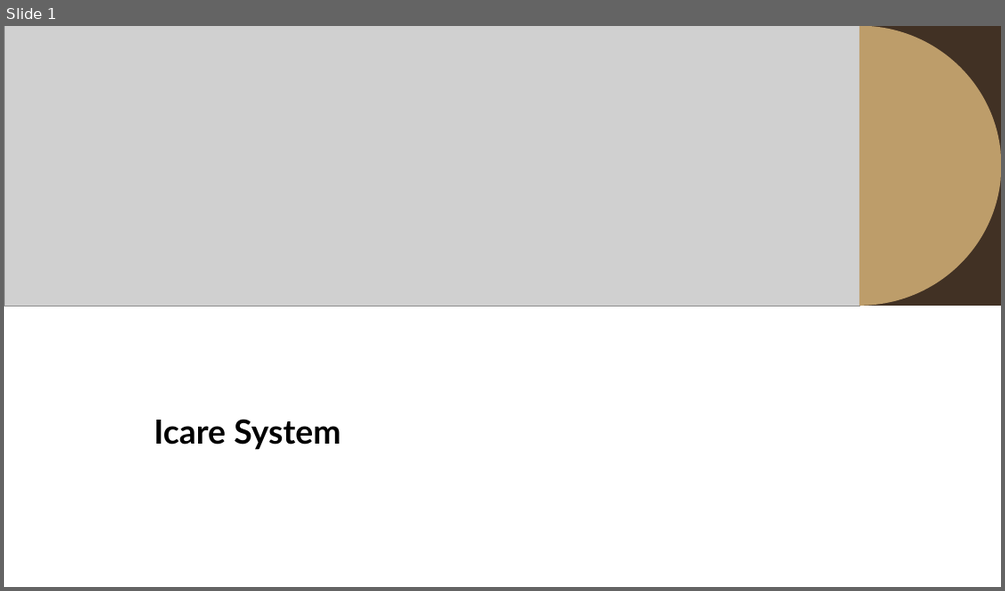
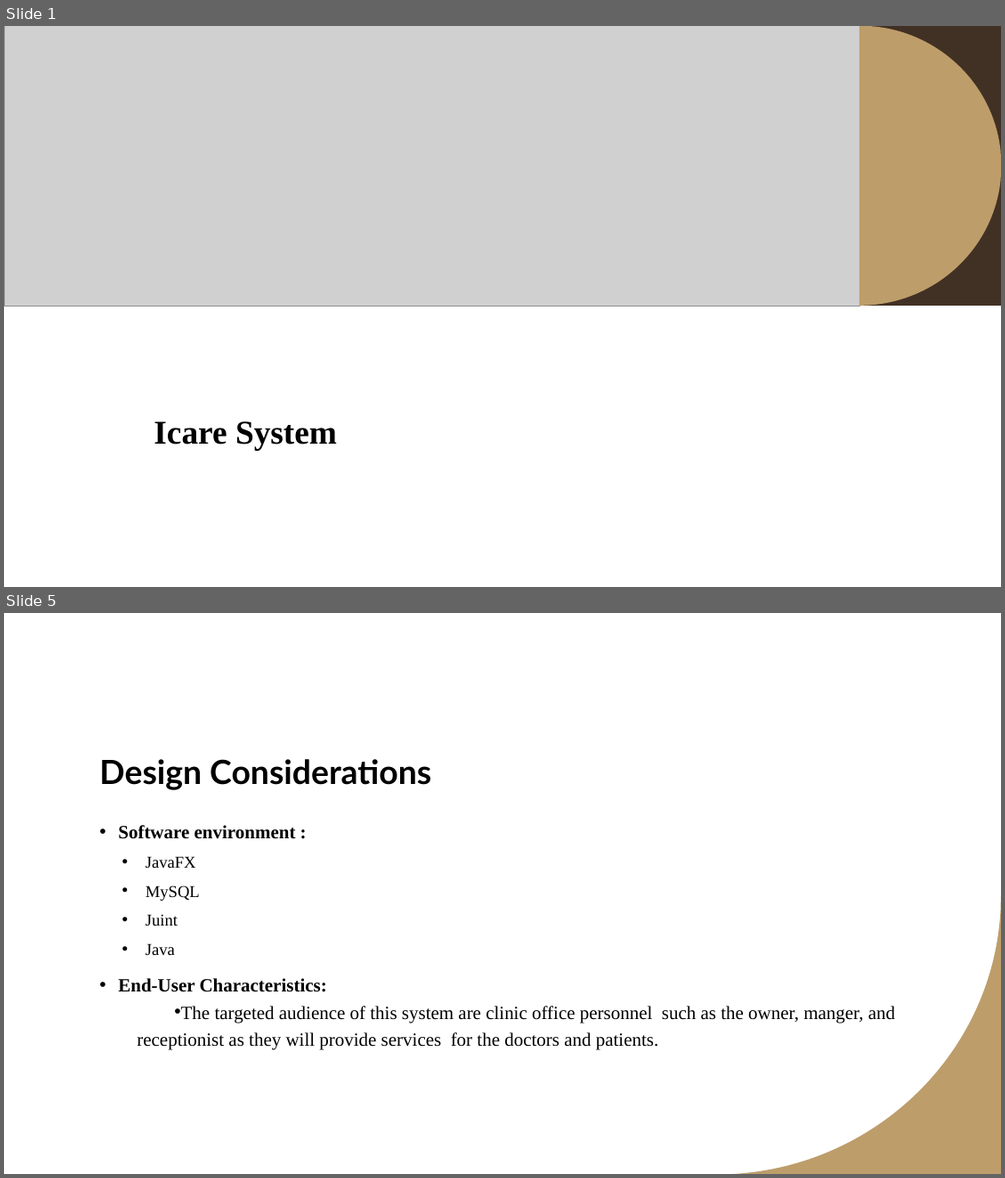
Before and after one commit to khalilAlsulaimani/Software-Engineering-2-Project, a slide deck: report presenatation.pptx. Shown one above the other, each under a label of ours: slide 1 before the commit, slides 1 and 5 after it; the slides between them are not shown. The pictures are 1005x591 and 1005x1178 pixels, drawn with LibreOffice and Linux fonts; fonts in the diff are those of the drawing; grey boxes stand for pictures. Boxes give left, top, right and bottom in pixels: in the first picture for what was removed or moved away, otherwise in the second. Text is boxed around its words. In the diff, an @@ line names an element or a change of style, - is before the commit and + after.

```diff
--- a/report presenatation.pptx
+++ b/report presenatation.pptx
@@ slide 5 added at [4,613,1001,1174], background #FFFFFF; not listed: 1 template element that a slide beside it also shows @@
@@ title added at [99,759,431,790], 32 pt, text #000000, bold @@
+Design Considerations
@@ text added at [118,825,895,1050], 18 pt, text #000000 @@
+• Software environment :
+  • JavaFX
+  • MySQL
+  • Juint
+  • Java
+• End-User Characteristics:
+• The targeted audience of this system are clinic office personnel such as the owner, manger, and receptionist as they will provide services for the doctors and patients.
@@ slide 1 changed as well @@
@@ title "Icare System" at [154,421,337,450]: font Lato to Times New Roman @@
```
Also in this commit, not shown: 16 other slides added, 4 slides removed, 1 other file.
